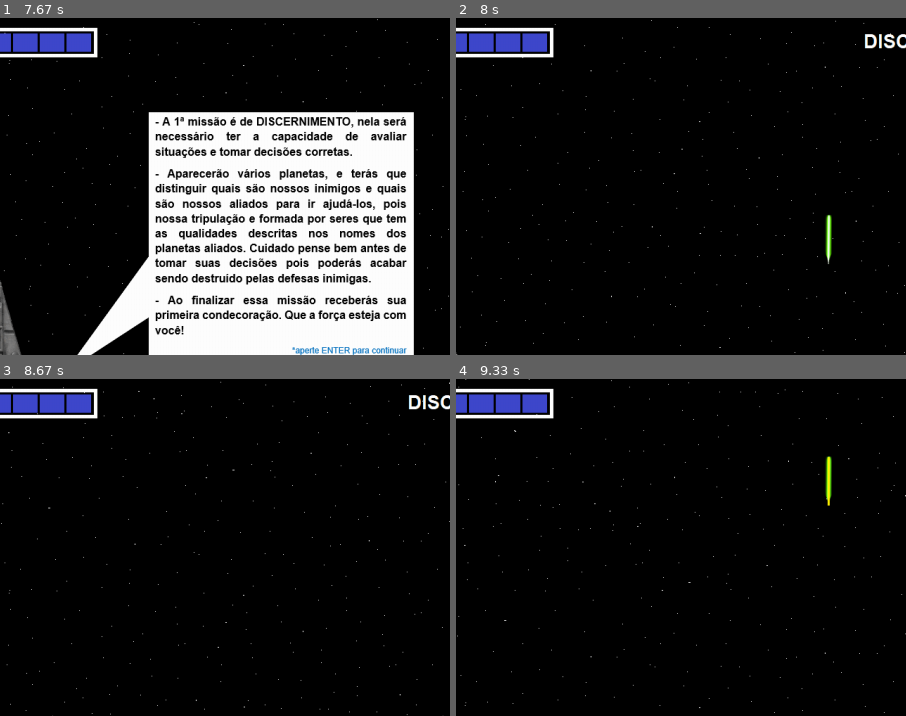
Above: before the commit, frames 1-4 (two rows, left to right).
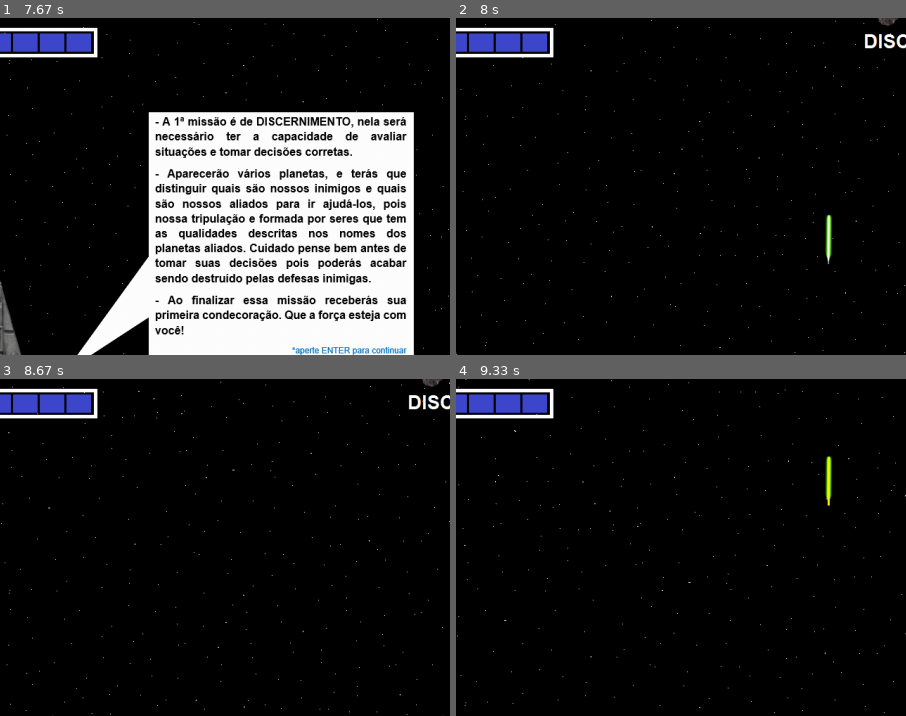
Above: after the commit, the same moments.

Repository: EpotatoJoga/jogo-academic-journey-pygame
Game: pygame game, started from principal.py
Same seed, same stepped clock (60 frames per second), same inputs: the game is played once before the commit and once after it.
Inputs:
- Up to frame 1 (7.67 s): tap Enter at 0.33 s; hold D 0.67-1.13 s; hold W 1.17-1.47 s; hold D 1.5-1.97 s; tap E at 1.65, 3.05, 4.55, 5.95, 7.35 s; hold A 2-2.53 s; hold S 2.57-2.87 s; hold A 2.9-3.3 s; hold W 3.33-3.7 s; hold D 3.73-4.37 s; hold S 4.4-4.77 s; hold A 4.8-5.27 s; hold D 5.3-5.77 s; hold W 5.8-6.1 s; hold D 6.13-6.6 s; tap Keypad Enter at 6.28 s; hold A 6.63-7.17 s; hold S 7.2-7.5 s; hold A from 7.53 s (still down)
- Up to frame 2 (8 s): tap Keypad Enter at 7.68 s; release A at 7.93 s; hold W from 7.97 s (still down)
- Up to frame 3 (8.67 s): release W at 8.33 s; hold D from 8.37 s (still down); tap E at 8.52 s
- Up to frame 4 (9.33 s): release D at 9 s; hold S from 9.03 s (still down); tap Keypad Enter at 9.18 s
The pictures show only the part of the screen within x 19-69%, y 0-50%; the shares and areas given below are measured in that part.

Frame 1 is identical in both runs. In frame 2, less than 0.1% of the frame differs, in the area x 93-99%, y 0-3%; in frame 3, less than 0.1%; in frame 4, nothing differs.

Commit message:
0105212115

Diff:
--- a/jogo.py
+++ b/jogo.py
@@ -43,6 +43,9 @@
         self.g = Objetos("arquivos/g1.png", 100, -100)
         self.r = Objetos("arquivos/r.png", 600, -50)
         self.tiro = Tiro("arquivos/x1.png", -10,-10)
+        self.aste1 = Objetos("arquivos/aste1.png",840,-50)
+        self.aste2 = Objetos("arquivos/aste2.png", 640, -120)
+        self.aste3 = Objetos("arquivos/aste3.png", 440, -190)
         self.boleana_dialogo = False
         self.mudar_cena = False
         self.foi = False
@@ -74,9 +77,12 @@
         self.armadura2.draw(tela)
         self.armadura1.draw(tela)
         if self.contagem_dialogo1 == 3:
+            self.planetaaliado.draw(tela)
+        if self.contagem_dialogo1 == 3:
             self.planetainimigo.draw(tela)
-        if self.contagem_dialogo1 == 3:
-            self.planetaaliado.draw(tela)
+            self.aste1.draw(tela)
+            self.aste2.draw(tela)
+            self.aste3.draw(tela)
         if self.contagem_dialogo1 == 3:
             self.discernimento0.draw(tela)
         if self.nave.contagem_discernimento == 1:
@@ -121,7 +127,6 @@
         if self.nave.contagem_resiliencia == 6:
             self.comandooo.draw(tela)
 
-
     def atualizacoes(self):
         self.movimento_fundo()
         self.nave.animacoes("nave", 2, 2)
@@ -264,6 +269,20 @@
     def planetas_inimigos(self):
         if self.comando.personagens.rect[1] == 960 and self.contagem_pinimigos <= 5:
             self.planetainimigo.personagens.rect[1] += 6
+            self.aste1.personagens.rect[1] += 7
+            self.aste2.personagens.rect[1] += 7
+        if self.aste1.personagens.rect[1] >= 960 and self.contagem_pinimigos <= 5:
+            self.aste1.personagens.kill()
+            if self.contagem_pinimigos <= 4:
+                self.aste1 = Objetos("arquivos/aste1.png", random.randrange(50, 630), -50)
+        if self.aste2.personagens.rect[1] >= 960 and self.contagem_pinimigos <= 5:
+            self.aste2.personagens.kill()
+            if self.contagem_pinimigos <= 4:
+                self.aste2 = Objetos("arquivos/aste2.png", random.randrange(50, 630), -120)
+        if self.aste3.personagens.rect[1] >= 960 and self.contagem_pinimigos <= 5:
+            self.aste3.personagens.kill()
+            if self.contagem_pinimigos <= 4:
+                self.aste3 = Objetos("arquivos/aste3.png", random.randrange(50, 630), -190)
         if self.planetainimigo.personagens.rect[1] >= 960 and self.contagem_pinimigos <= 5:
             self.planetainimigo.personagens.kill()
             self.contagem_pinimigos += 1
@@ -281,11 +300,11 @@
 
     def asteroides(self):
         if self.inicio_asteroides == 1:
-            self.gggg.personagens.rect[1] += 3
-            self.ggg.personagens.rect[1] += 3
-            self.gg.personagens.rect[1] += 3
-            self.g.personagens.rect[1] += 3
-            self.r.personagens.rect[1] += 3
+            self.gggg.personagens.rect[1] += 4
+            self.ggg.personagens.rect[1] += 4
+            self.gg.personagens.rect[1] += 4
+            self.g.personagens.rect[1] += 4
+            self.r.personagens.rect[1] += 4
         if self.gggg.personagens.rect[1] >= 960 and self.contagem_gggg <= 5:
             self.gggg.personagens.kill()
             self.contagem_gggg += 1
--- a/objetos.py
+++ b/objetos.py
@@ -157,5 +157,11 @@
     def colisao_tiroo(self, group, nomee):
         nomee = nomee
         colisao_tiroo = pygame.sprite.spritecollide(self.personagens, group, True)
-        if nomee == (nomee == "gggg" or nomee == "ggg" or nomee == "gg" or nomee == "g") and colisao_tiroo:
+        if nomee == "gggg" and colisao_tiroo:
             self.personagens.kill()
+        if nomee == "ggg" and colisao_tiroo:
+            self.personagens.kill()
+        if nomee == "gg" and colisao_tiroo:
+            self.personagens.kill()
+        if nomee == "g" and colisao_tiroo:
+            self.personagens.kill()
Binary file added: arquivos/aste1.png
Binary file added: arquivos/aste2.png
Binary file added: arquivos/aste3.png
